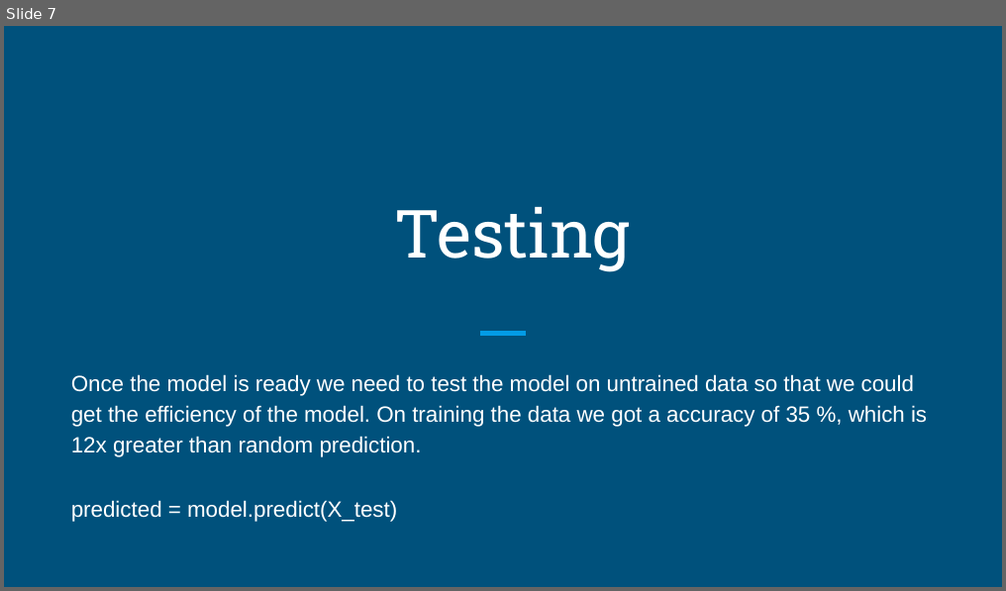
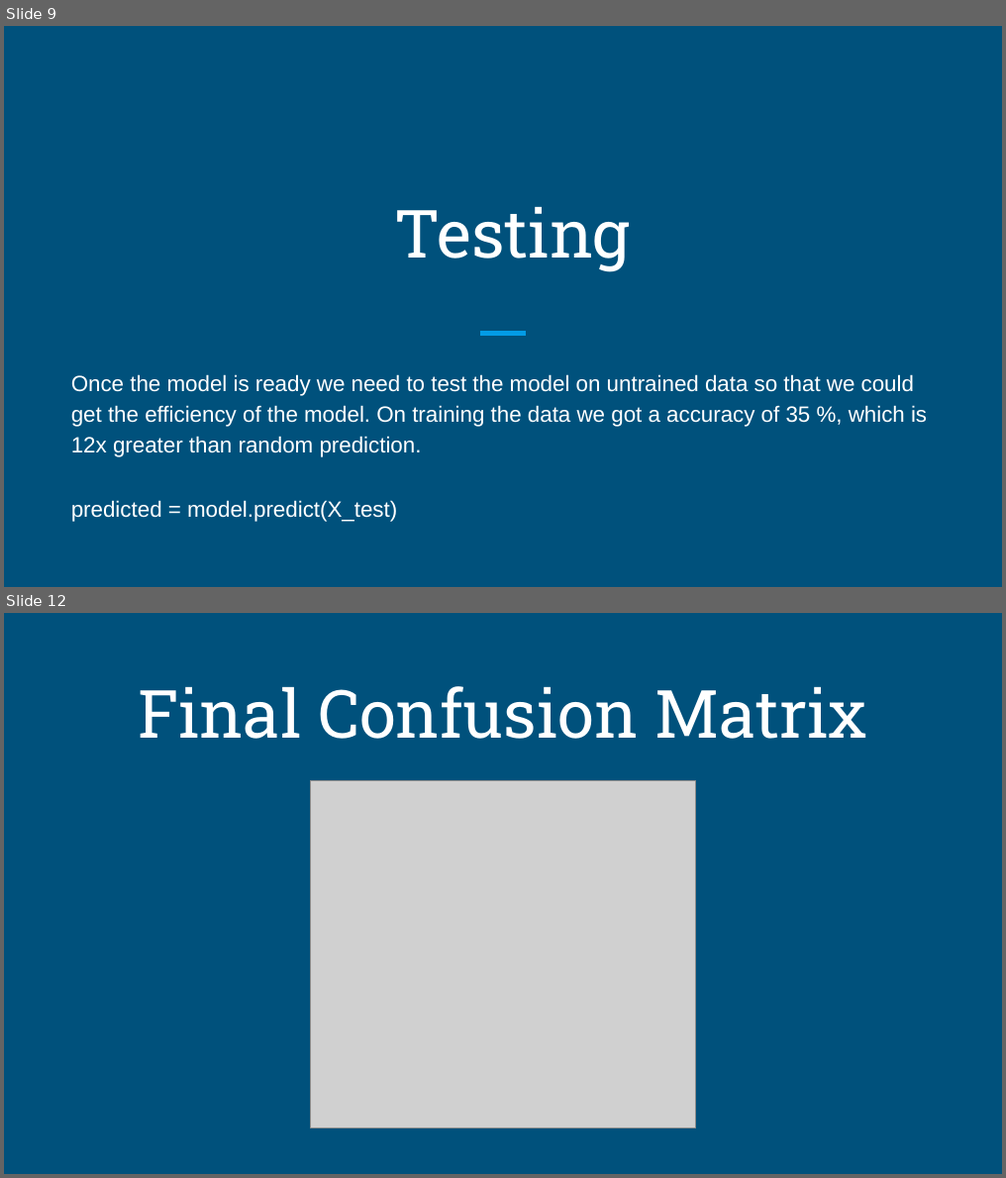
Before and after one commit to SivaK18/Semantic-Analysis, a slide deck: display.pptx. Shown one above the other, each under a label of ours: slide 7 before the commit, slides 9 and 12 after it; the slides between them are not shown. The pictures are 1006x591 and 1006x1178 pixels, drawn with LibreOffice and Linux fonts; fonts in the diff are those of the drawing; grey boxes stand for pictures. Boxes give left, top, right and bottom in pixels: in the first picture for what was removed or moved away, otherwise in the second. Text is boxed around its words. In the diff, an @@ line names an element or a change of style, - is before the commit and + after.

```diff
--- a/display.pptx
+++ b/display.pptx
@@ slide 12 added at box(4, 613, 1002, 1174), background #00517C @@
@@ title added at box(138, 686, 867, 739), 48 pt, text #FFFFFF @@
+Final Confusion Matrix
@@ picture added at box(310, 780, 696, 1129) @@
@@ what was slide 7 is now slide 9 @@
```
Also in this commit, not shown: 3 slides changed, 5 other slides added, 2 slides removed, 3 other files.
